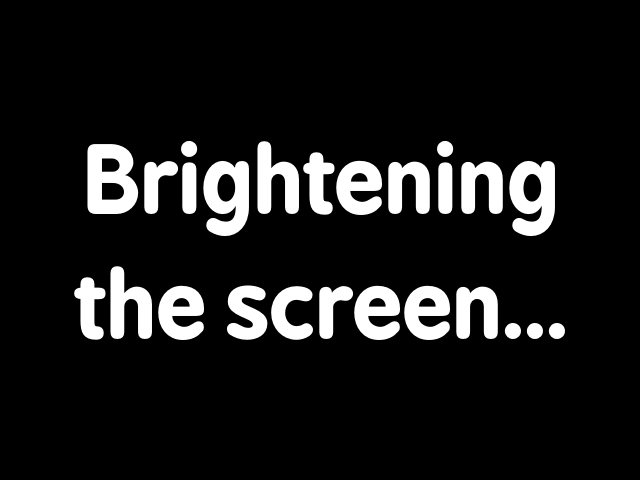
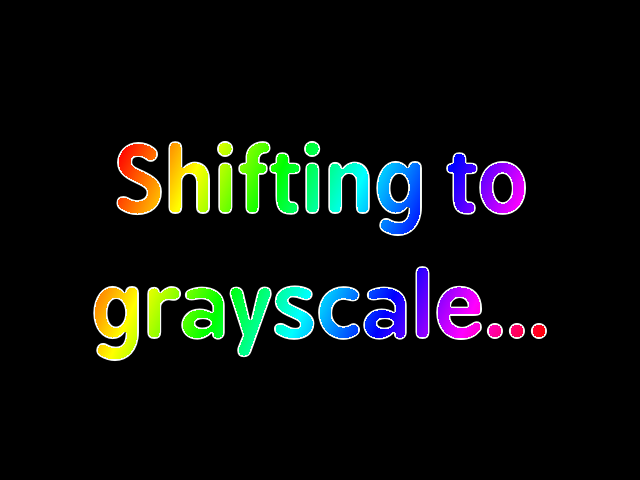
The second w=640, h=480 image is a revision of the first. Changes to its layers:
added layer "Shifting to grayscale..." above "Resetting the screen..." over [93, 140, 547, 362]
hid "Brightening the screen..." over [74, 140, 565, 340]
